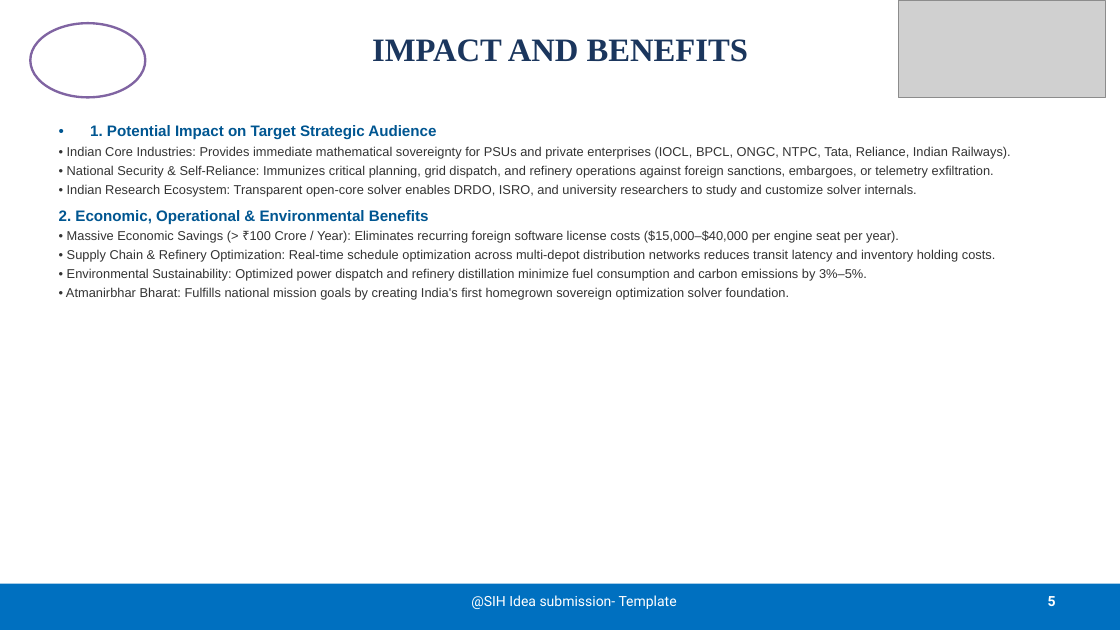
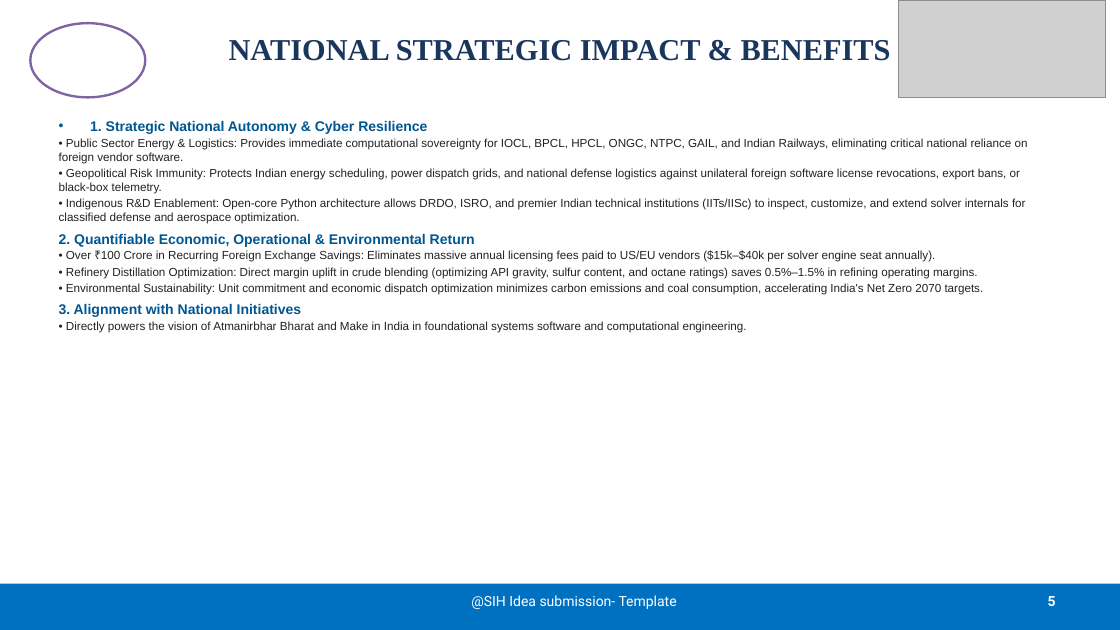
Before and after one commit to AryanMotiani/sovereign-solver, a slide deck: slide 5 of SIH2026-IDEA-Presentation-Format.pptx. Drawn at 1120x630 pixels with LibreOffice and Linux fonts; fonts in the diff are those of the drawing; grey boxes stand for pictures. Boxes give left, top, right and bottom in pixels: in the first picture for what was removed or moved away, otherwise in the second. Text is boxed around its words. In the diff, an @@ line names an element or a change of style, - is before the commit and + after.

Commit message:
docs(presentation): add core mathematical formulas, algorithms, and competitive differentiation to SIH PPTX

```diff
--- a/SIH2026-IDEA-Presentation-Format.pptx
+++ b/SIH2026-IDEA-Presentation-Format.pptx
@@ title at <box>229,40,891,61</box>: text changed; size 28 to 26 pt @@
-IMPACT AND BENEFITS
+NATIONAL STRATEGIC IMPACT & BENEFITS
@@ text at <box>59,121,1028,333</box>: text changed; size 11 to 10 pt; text colour #333333 to #222222 @@
-• 1. Potential Impact on Target Strategic Audience
-• Indian Core Industries: Provides immediate mathematical sovereignty for PSUs and private enterprises (IOCL, BPCL, ONGC, NTPC, Tata, Reliance, Indian Railways).
-• National Security & Self-Reliance: Immunizes critical planning, grid dispatch, and refinery operations against foreign sanctions, embargoes, or telemetry exfiltration.
-• Indian Research Ecosystem: Transparent open-core solver enables DRDO, ISRO, and university researchers to study and customize solver internals.
-2. Economic, Operational & Environmental Benefits
-• Massive Economic Savings (> ₹100 Crore / Year): Eliminates recurring foreign software license costs ($15,000–$40,000 per engine seat per year).
-• Supply Chain & Refinery Optimization: Real-time schedule optimization across multi-depot distribution networks reduces transit latency and inventory holding costs.
-• Environmental Sustainability: Optimized power dispatch and refinery distillation minimize fuel consumption and carbon emissions by 3%–5%.
-• Atmanirbhar Bharat: Fulfills national mission goals by creating India's first homegrown sovereign optimization solver foundation.
+• 1. Strategic National Autonomy & Cyber Resilience
+• Public Sector Energy & Logistics: Provides immediate computational sovereignty for IOCL, BPCL, HPCL, ONGC, NTPC, GAIL, and Indian Railways, eliminating critical national reliance on foreign vendor software.
+• Geopolitical Risk Immunity: Protects Indian energy scheduling, power dispatch grids, and national defense logistics against unilateral foreign software license revocations, export bans, or black-box telemetry.
+• Indigenous R&D Enablement: Open-core Python architecture allows DRDO, ISRO, and premier Indian technical institutions (IITs/IISc) to inspect, customize, and extend solver internals for classified defense and aerospace optimization.
+2. Quantifiable Economic, Operational & Environmental Return
+• Over ₹100 Crore in Recurring Foreign Exchange Savings: Eliminates massive annual licensing fees paid to US/EU vendors ($15k–$40k per solver engine seat annually).
+• Refinery Distillation Optimization: Direct margin uplift in crude blending (optimizing API gravity, sulfur content, and octane ratings) saves 0.5%–1.5% in refining operating margins.
+• Environmental Sustainability: Unit commitment and economic dispatch optimization minimizes carbon emissions and coal consumption, accelerating India's Net Zero 2070 targets.
+3. Alignment with National Initiatives
+• Directly powers the vision of Atmanirbhar Bharat and Make in India in foundational systems software and computational engineering.
```
Also in this commit, not shown: 5 other slides changed.
